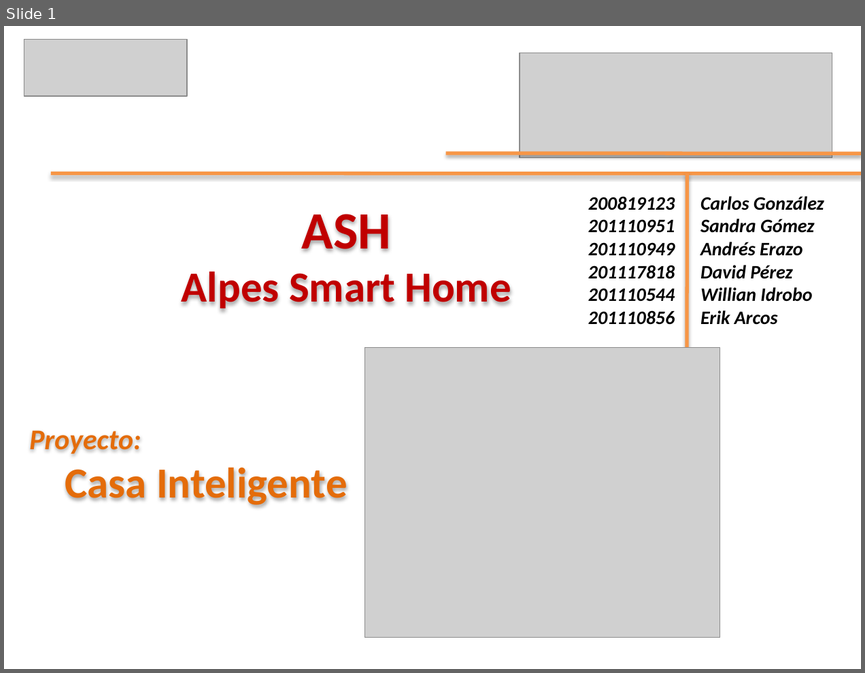
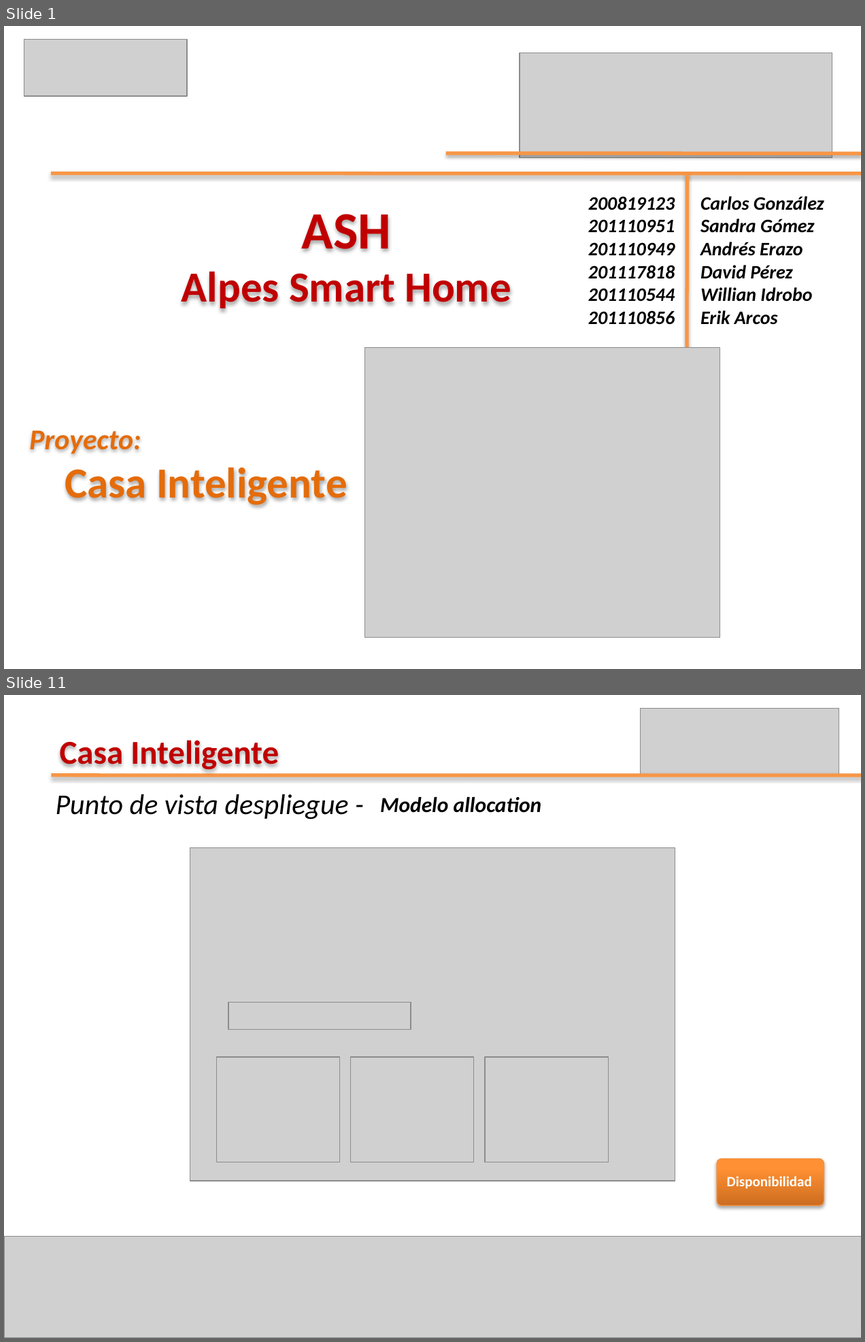
Before and after one commit to leseroth/ingenium-managment, a slide deck: CSOF5204 Arquitectura de Software/0609SegundaEntregaSAD.pptx. Shown one above the other, each under a label of ours: slide 1 before the commit, slides 1 and 11 after it; the slides between them are not shown. The pictures are 865x673 and 865x1342 pixels, drawn with LibreOffice and Linux fonts; fonts in the diff are those of the drawing; grey boxes stand for pictures. Boxes give left, top, right and bottom in pixels: in the first picture for what was removed or moved away, otherwise in the second. Text is boxed around its words. In the diff, an @@ line names an element or a change of style, - is before the commit and + after.

```diff
--- a/CSOF5204 Arquitectura de Software/0609SegundaEntregaSAD.pptx
+++ b/CSOF5204 Arquitectura de Software/0609SegundaEntregaSAD.pptx
@@ slide 11 added at [4,695,861,1338], background #FFFFFF @@
@@ picture added at [640,709,838,775] @@
@@ text added at [60,740,279,770], 28 pt, text #C00000, bold @@
+Casa Inteligente
@@ line added from (51, 775) to (861, 775), #F79646 3 pt @@
@@ text added at [56,794,349,819], 24 pt, text #000000, italic @@
+Punto de vista despliegue -
@@ text added at [380,797,542,813], 18 pt, text #000000, bold, italic @@
+Modelo allocation
@@ picture added at [190,847,675,1181] @@
@@ picture added at [228,1002,411,1029] @@
@@ picture added at [216,1057,340,1162] @@
@@ picture added at [350,1057,473,1162] @@
@@ picture added at [485,1057,608,1162] @@
@@ rounded rectangle added at [717,1159,824,1206], fill gradient #CC6E20 to #FF9034 to #FF9136, outline #F69240 0.75 pt @@
@@ text added at [727,1176,812,1189], 12 pt, text #FFFFFF, bold @@
+Disponibilidad
@@ picture added at [4,1236,861,1338] @@
```
Also in this commit, not shown: 7 slides changed, 4 other slides added, 4 slides removed.
